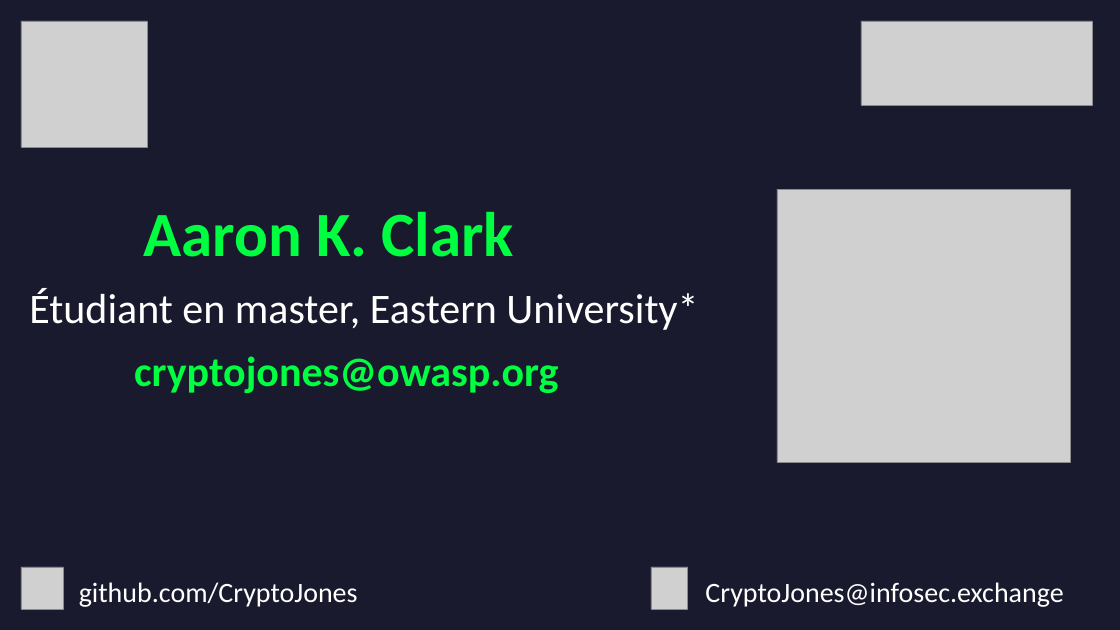
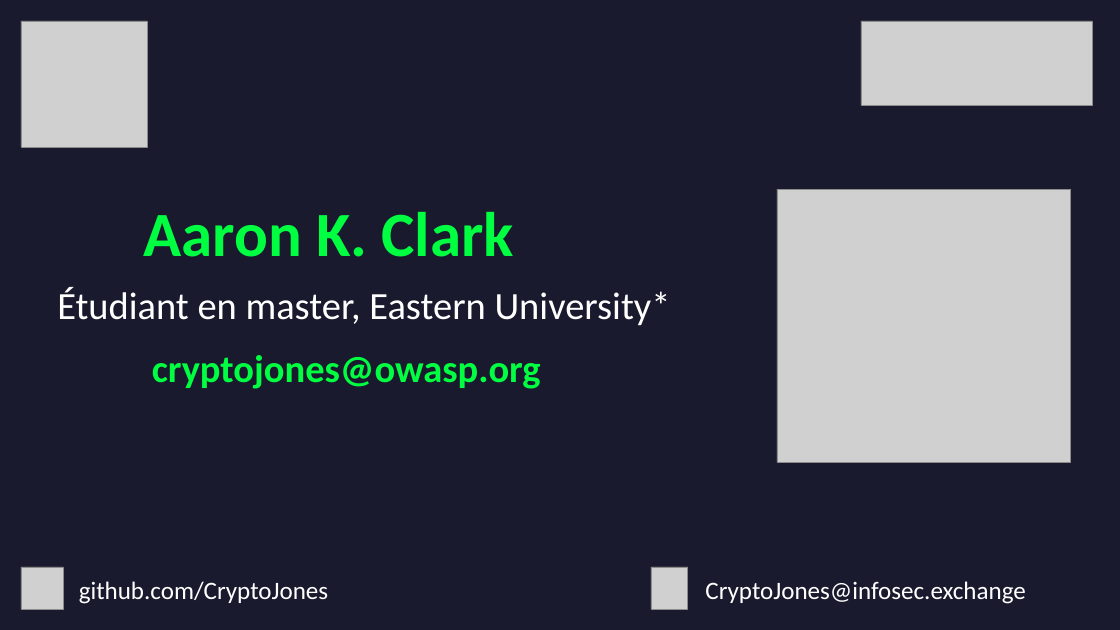
Before and after one commit to CryptoJones/databases-for-hackers, a slide deck: slide 2 of slides_fr.pptx. Drawn at 1120x630 pixels with LibreOffice and Linux fonts; fonts in the diff are those of the drawing; grey boxes stand for pictures. Boxes give left, top, right and bottom in pixels: in the first picture for what was removed or moved away, otherwise in the second. Text is boxed around its words. In the diff, an @@ line names an element or a change of style, - is before the commit and + after.

```diff
--- a/slides_fr.pptx
+++ b/slides_fr.pptx
@@ text "Étudiant en master, Eastern University*" at (57,287,671,326): size 36 to 33 pt @@
@@ text "cryptojones@owasp.org" at (152,355,541,389): size 36 to 33 pt @@
@@ text "github.com/CryptoJones" at (79,581,328,604): size 24 to 21.5 pt @@
@@ text "CryptoJones@infosec.exchange" at (705,581,1025,604): size 24 to 21.5 pt @@
```
Also in this commit, not shown: 27 other slides changed, 18 other files.
